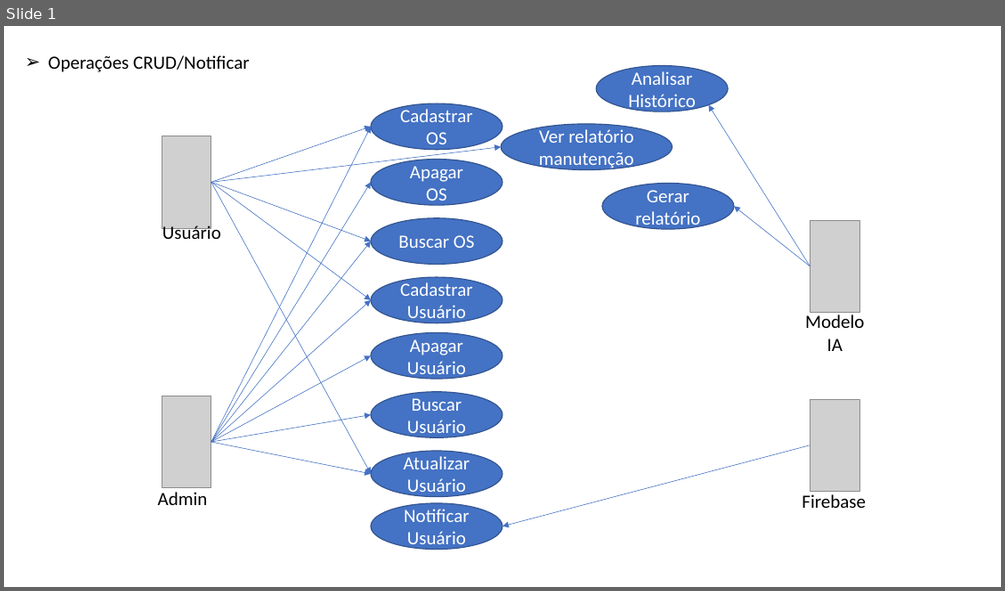
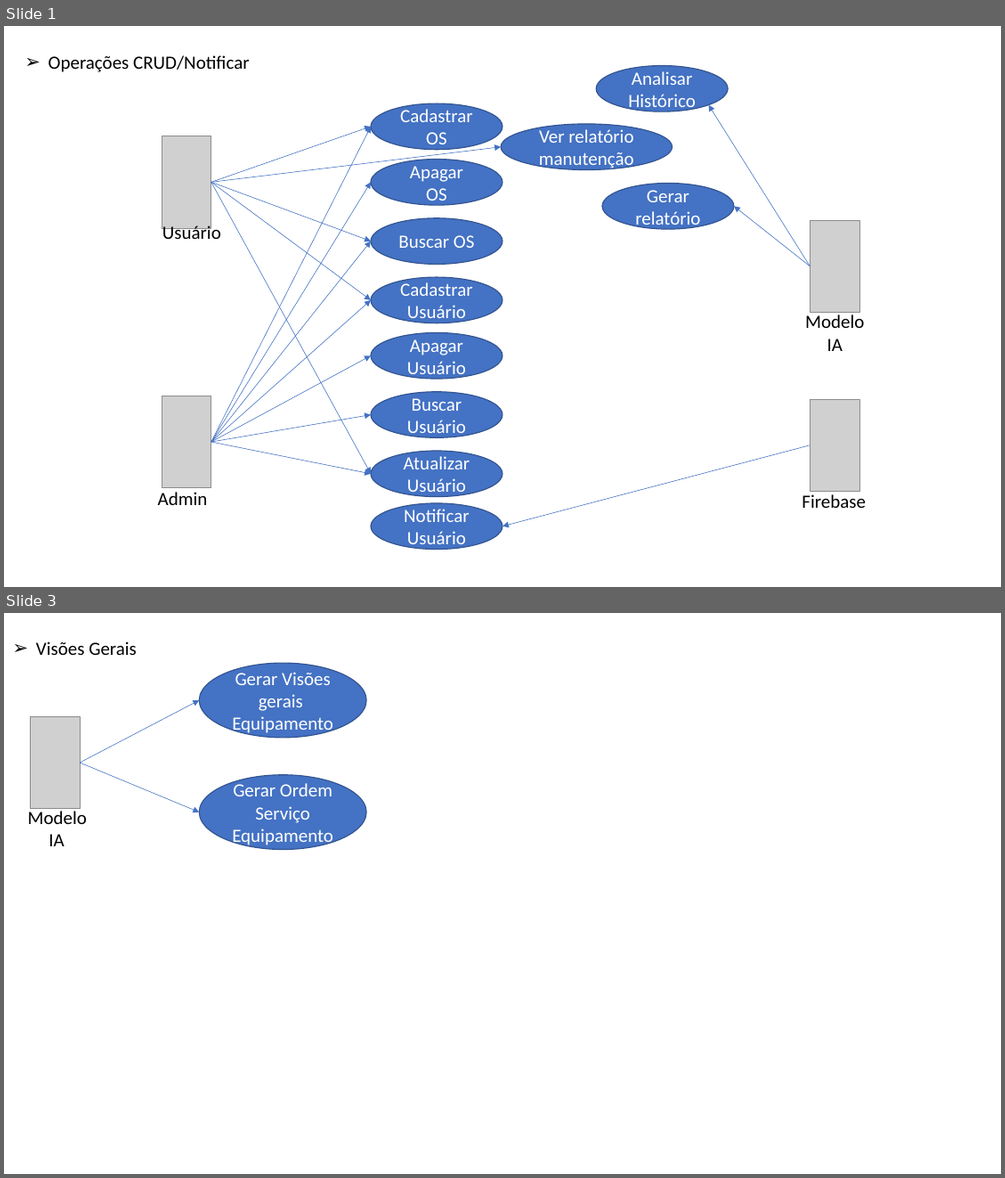
Before and after one commit to liorspencer/RepairIQ, a slide deck: docs/DiagramaCasoDeUso.pptx. Shown one above the other, each under a label of ours: slide 1 before the commit, slides 1 and 3 after it; the slides between them are not shown. The pictures are 1005x591 and 1005x1178 pixels, drawn with LibreOffice and Linux fonts; fonts in the diff are those of the drawing; grey boxes stand for pictures. Boxes give left, top, right and bottom in pixels: in the first picture for what was removed or moved away, otherwise in the second. Text is boxed around its words. In the diff, an @@ line names an element or a change of style, - is before the commit and + after.

```diff
--- a/docs/DiagramaCasoDeUso.pptx
+++ b/docs/DiagramaCasoDeUso.pptx
@@ slide 3 added at [4, 613, 1001, 1174], background #FFFFFF @@
@@ text added at [36, 641, 137, 655], 18 pt, text #000000 @@
+➢ Visões Gerais
@@ ellipse added at [199, 663, 367, 738], fill #4472C4, outline #325491 1 pt, 18 pt, text #FFFFFF @@
+Gerar Visões gerais
+Equipamento
@@ picture added at [30, 716, 80, 808] @@
@@ arrow added from (80, 763) to (199, 700), #4472C4 0.5 pt @@
@@ arrow added from (80, 763) to (199, 811), #4472C4 0.5 pt @@
@@ ellipse added at [199, 774, 367, 850], fill #4472C4, outline #325491 1 pt, 18 pt, text #FFFFFF @@
+Gerar Ordem Serviço
+Equipamento
@@ text added at [28, 808, 87, 846], 18 pt, text #000000 @@
+Modelo
+IA
```
Also in this commit, not shown: 1 slide changed, 1 other slide added.
